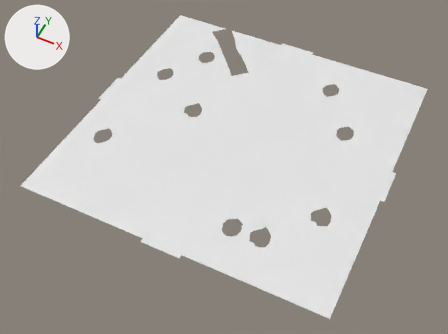
One commit to the glTF model assets/meshes/lvl2/lvl2_nav_mesh.glb: the scene before it, then after it.
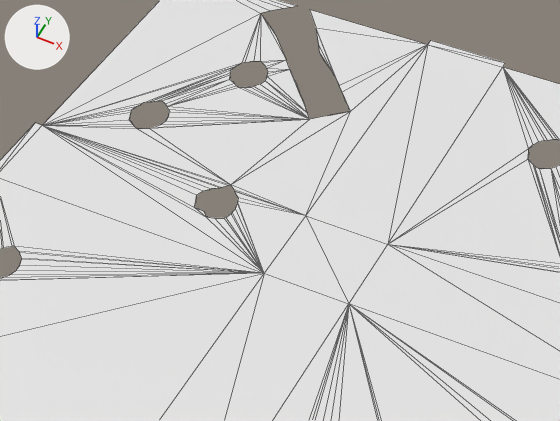
Each version appears first whole from a camera (50 mm lens) standing at (24.1, -52.6, 58.1) and looking at (-0.4, -3.6, -3.2), and next in a close-up on the part from 23% to 75% of the width and 8% to 60% of the height. The lights are fixed; the arrows at upper left show +X, +Y and +Z. The older version's two pictures come first. The close-ups show mesh edges as thin lines. Vertices at exactly the same position are counted once.

Objects in the first close-up: 'lvl2_nav_mesh.001'.
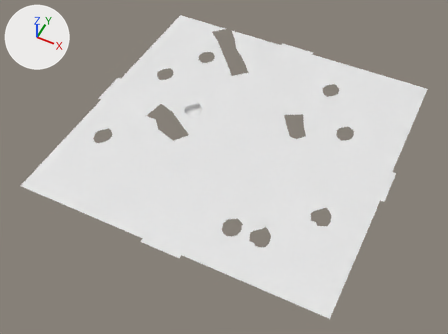
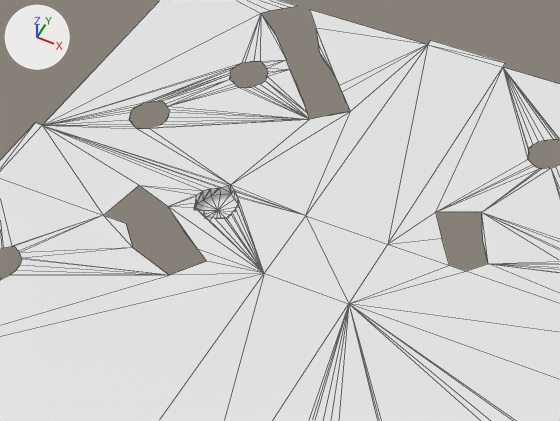
Pixel boxes [x1, y1, x2, y2] of what changed, in the close-ups (560 x 421 px):
part 1 of me_lvl2_nav_mesh_001, cut back
    both: [0, 67, 560, 380]

The edits, one by one:
me_lvl2_nav_mesh_001 is used by ob_lvl2_nav_mesh_001; location (0.0, 0.0, -0.09).
me_lvl2_nav_mesh_001 had 346 vertices, 366 faces and spanned x -20.5..20.5, y -20.5..20.5, z 0.0.
me_lvl2_nav_mesh_001 now has 380 vertices, 453 faces and spans x -20.5..20.5, y -20.5..20.5, z -0.8..0.0.
Part 1, on me_lvl2_nav_mesh_001:
67 faces are deleted.
2 vertices move within x -14.7, y -7.9, z 0.0.
34 vertices are added at x -12.7..11.7, y -5.0..7.2, z -0.8..0.0.
154 new faces join them.
